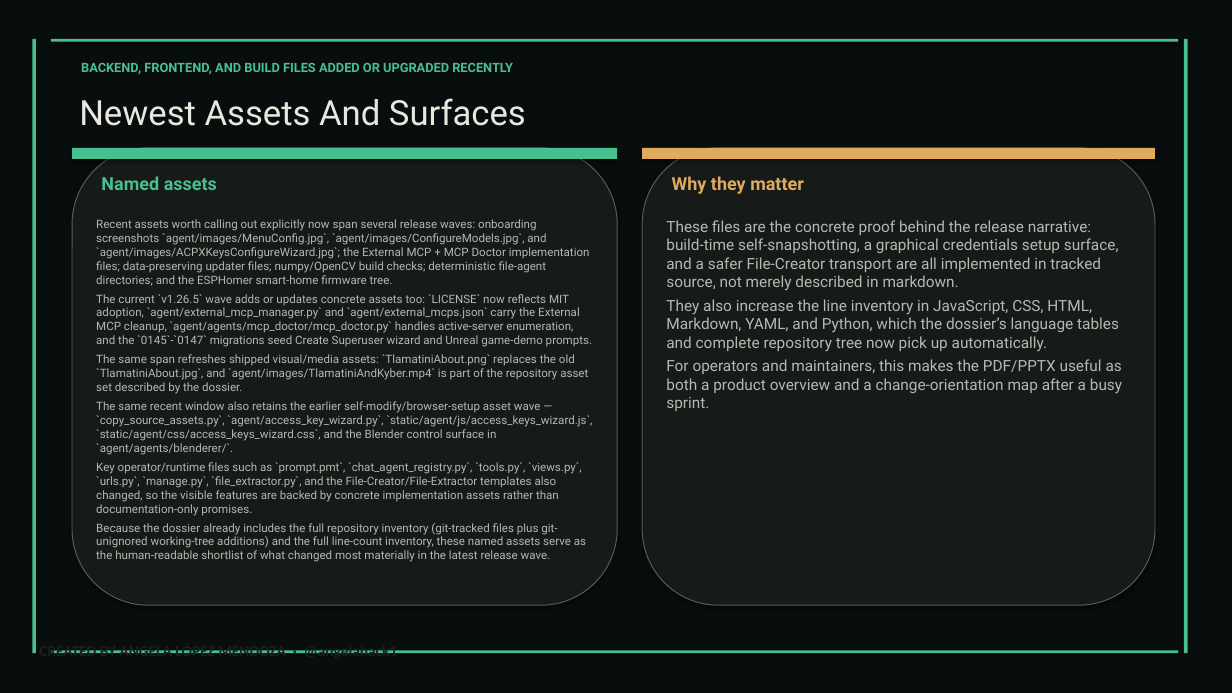
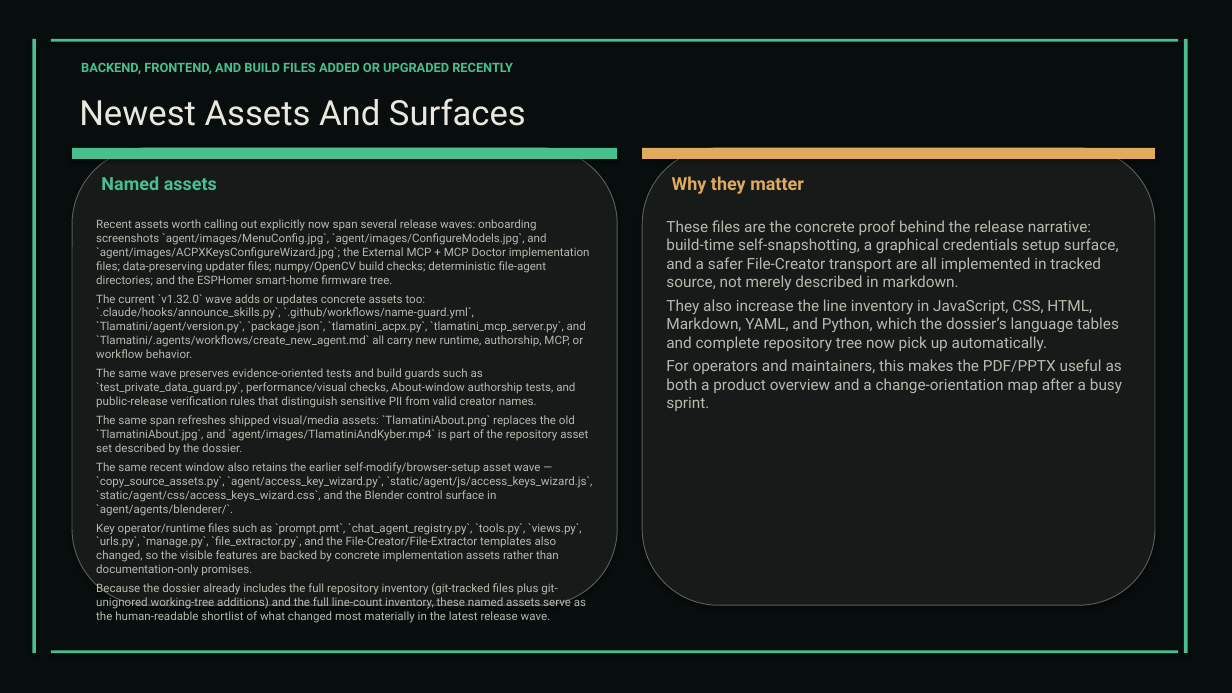
Before and after one commit to XAIHT/Tlamatini, a slide deck: slide 28 of Tlamatini_eXtended_Artificial_Intelligence_Humanly_Tempered.pptx. Drawn at 1232x693 pixels with LibreOffice and Linux fonts; fonts in the diff are those of the drawing. Boxes give left, top, right and bottom in pixels: in the first picture for what was removed or moved away, otherwise in the second. Text is boxed around its words. In the diff, an @@ line names an element or a change of style, - is before the commit and + after.

Commit message:
updating visual docs

```diff
--- a/Tlamatini_eXtended_Artificial_Intelligence_Humanly_Tempered.pptx
+++ b/Tlamatini_eXtended_Artificial_Intelligence_Humanly_Tempered.pptx
@@ text at box(96, 294, 586, 408): text changed @@
-The current `v1.26.5` wave adds or updates concrete assets too: `LICENSE` now reflects MIT adoption, `agent/external_mcp_manager.py` and `agent/external_mcps.json` carry the External MCP cleanup, `agent/agents/mcp_doctor/mcp_doctor.py` handles active-server enumeration, and the `0145`-`0147` migrations seed Create Superuser wizard and Unreal game-demo prompts.
+The current `v1.32.0` wave adds or updates concrete assets too: `.claude/hooks/announce_skills.py`, `.github/workflows/name-guard.yml`, `Tlamatini/agent/version.py`, `package.json`, `tlamatini_acpx.py`, `tlamatini_mcp_server.py`, and `Tlamatini/.agents/workflows/create_new_agent.md` all carry new runtime, authorship, MCP, or workflow behavior.
+The same wave preserves evidence-oriented tests and build guards such as `test_private_data_guard.py`, performance/visual checks, About-window authorship tests, and public-release verification rules that distinguish sensitive PII from valid creator names.
@@ text removed at box(39, 650, 397, 653) @@
-CREATED BY ANGELA LÓPEZ MENDOZA · @angelahack1
```
Also in this commit, not shown: 109 other slides changed, 2 slides added, 2 slides removed, 1 other file.
